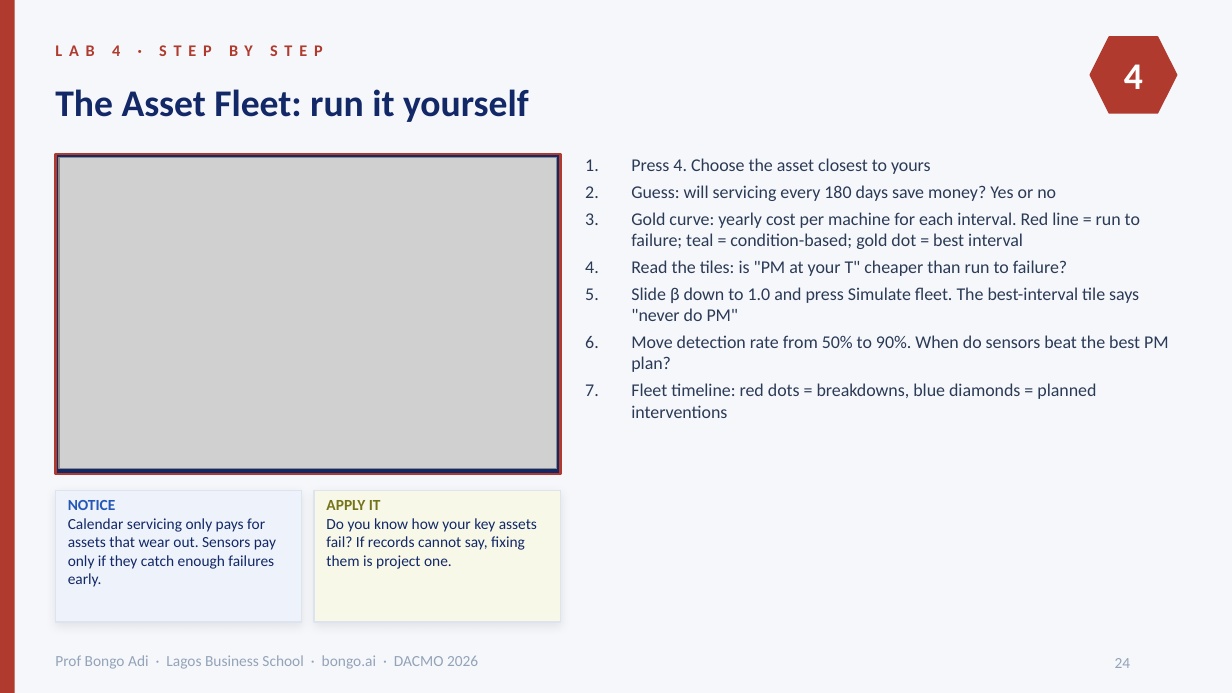
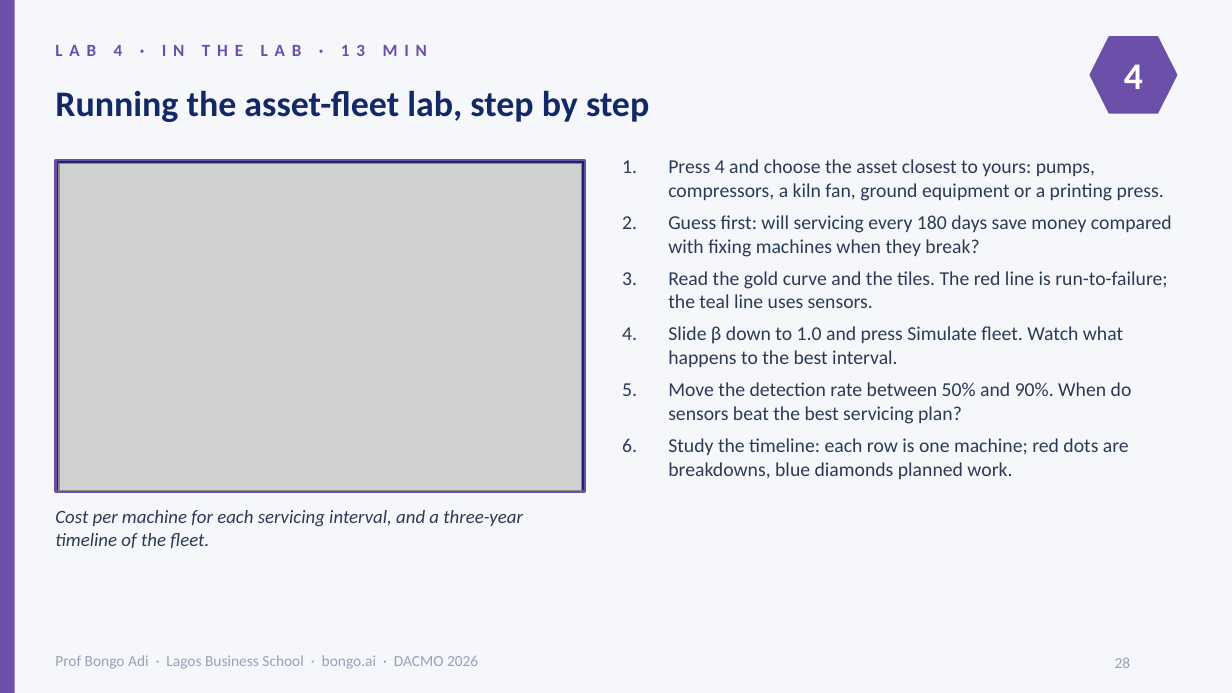
Before and after one commit to adibongo/dacmo-operations-analytics, a slide deck: slide 28 of downloads/DACMO-Participant-Slides.pptx (slide 24 before the commit). Drawn at 1232x693 pixels with LibreOffice and Linux fonts; fonts in the diff are those of the drawing; grey boxes stand for pictures; background and template pictures are left out. Boxes give left, top, right and bottom in pixels: in the first picture for what was removed or moved away, otherwise in the second. Text is boxed around its words. In the diff, an @@ line names an element or a change of style, - is before the commit and + after.

```diff
--- a/downloads/DACMO-Participant-Slides.pptx
+++ b/downloads/DACMO-Participant-Slides.pptx
@@ rectangle at box(0, 0, 15, 692): fill #B03A2E to #6B4FA8 @@
@@ text at box(55, 45, 427, 56): text changed; size 9.5 to 10 pt; text colour #B03A2E to #6B4FA8 @@
-LAB 4 · STEP BY STEP
+LAB 4 · IN THE LAB · 13 MIN
@@ hexagon at box(1090, 37, 1177, 113): fill #B03A2E to #6B4FA8; outline #B03A2E 1 pt to #6B4FA8 1 pt @@
@@ text at box(55, 90, 649, 122): text changed; size 22 to 21 pt @@
-The Asset Fleet: run it yourself
+Running the asset-fleet lab, step by step
@@ rectangle: place and size @@
-rectangle at box(55, 154, 561, 474)
+rectangle at box(55, 160, 585, 492)
@@ rectangle at box(55, 160, 585, 492): outline #B03A2E 1.5 pt to #6B4FA8 1.5 pt @@
@@ picture: place and size @@
-picture at box(59, 158, 557, 468)
+picture at box(59, 164, 582, 490)
@@ text at box(668, 159, 1172, 479): text changed; size 10.5 to 11.5 pt @@
-1. Press 4. Choose the asset closest to yours
-2. Guess: will servicing every 180 days save money? Yes or no
-3. Gold curve: yearly cost per machine for each interval. Red line = run to failure; teal = condition-based; gold dot = best interval
-4. Read the tiles: is "PM at your T" cheaper than run to failure?
-5. Slide β down to 1.0 and press Simulate fleet. The best-interval tile says "never do PM"
-6. Move detection rate from 50% to 90%. When do sensors beat the best PM plan?
-7. Fleet timeline: red dots = breakdowns, blue diamonds = planned interventions
+1. Press 4 and choose the asset closest to yours: pumps, compressors, a kiln fan, ground equipment or a printing press.
+2. Guess first: will servicing every 180 days save money compared with fixing machines when they break?
+3. Read the gold curve and the tiles. The red line is run-to-failure; the teal line uses sensors.
+4. Slide β down to 1.0 and press Simulate fleet. Watch what happens to the best interval.
+5. Move the detection rate between 50% and 90%. When do sensors beat the best servicing plan?
+6. Study the timeline: each row is one machine; red dots are breakdowns, blue diamonds planned work.
@@ rectangle removed at box(55, 490, 302, 622) @@
@@ text removed at box(68, 500, 276, 587) @@
-NOTICE
-Calendar servicing only pays for assets that wear out. Sensors pay only if they catch enough failures early.
@@ rectangle removed at box(314, 490, 561, 622) @@
@@ text removed at box(326, 500, 537, 569) @@
-APPLY IT
-Do you know how your key assets fail? If records cannot say, fixing them is project one.
@@ text added at box(55, 510, 523, 548), 11 pt, text #2B3A55, italic @@
+Cost per machine for each servicing interval, and a three-year timeline of the fleet.
@@ page number at box(1115, 657, 1131, 668): text changed @@
-24
+28
```
Also in this commit, not shown: 13 other slides changed, 19 slides added, 14 slides removed, 5 other files.
